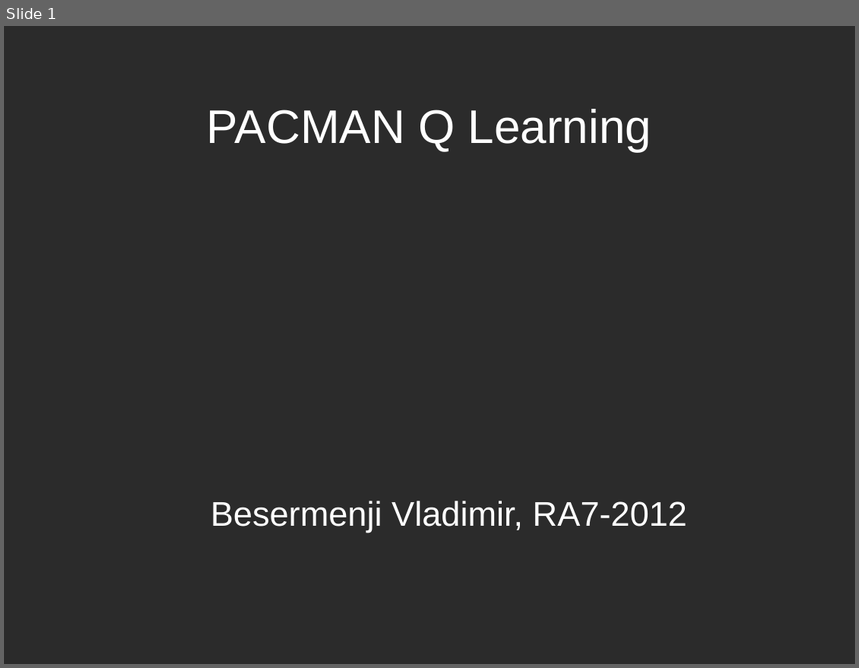
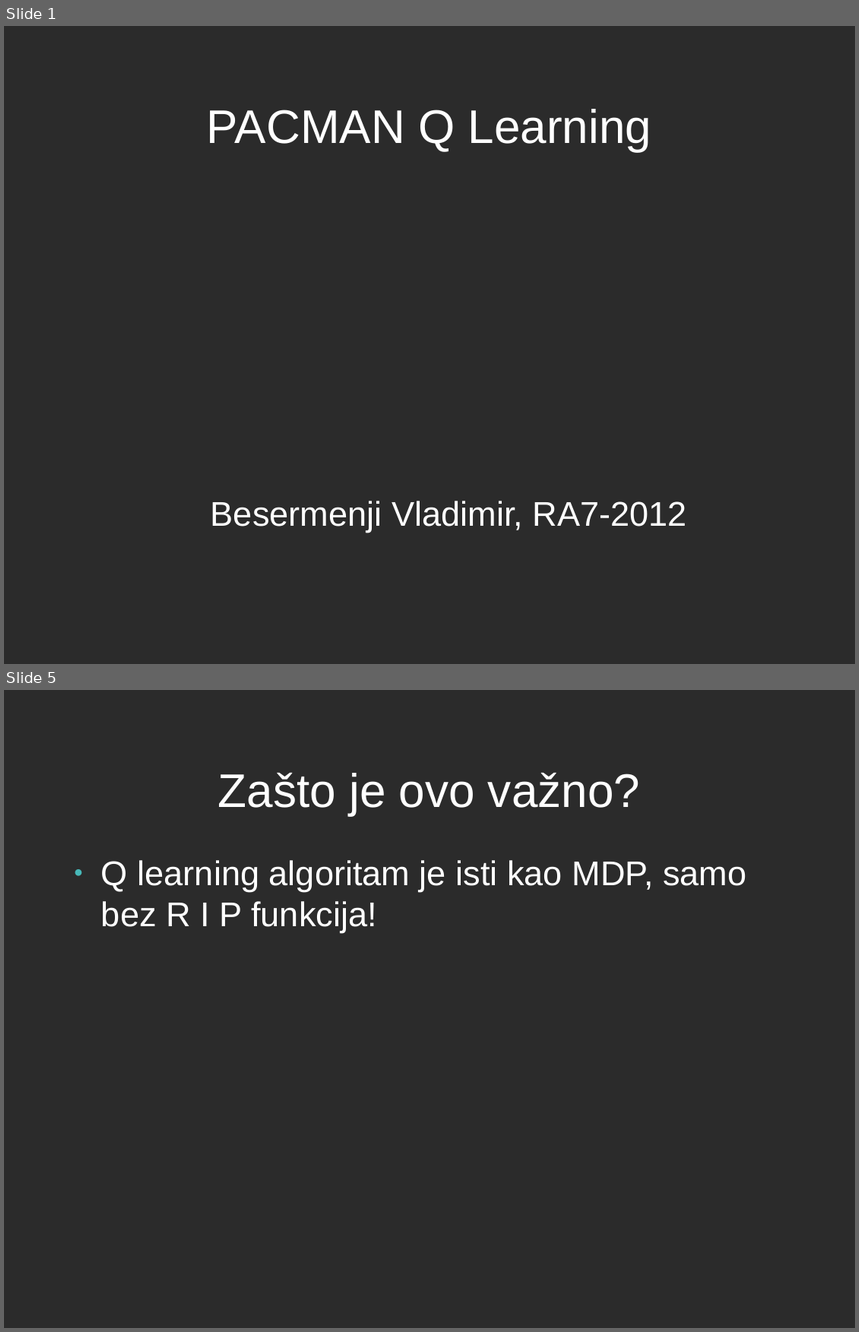
Before and after one commit to Besermenji/PacMan---Q-learning, a slide deck: Zavrsna prezentacija.odp. Shown one above the other, each under a label of ours: slide 1 before the commit, slides 1 and 5 after it; the slides between them are not shown. The pictures are 859x668 and 859x1332 pixels, drawn with LibreOffice and Linux fonts; fonts in the diff are those of the drawing; background and template pictures are left out; a plain dark background stands for a picture behind light text. Boxes give left, top, right and bottom in pixels: in the first picture for what was removed or moved away, otherwise in the second. Text is boxed around its words. In the diff, an @@ line names an element or a change of style, - is before the commit and + after.

```diff
--- a/Zavrsna prezentacija.odp
+++ b/Zavrsna prezentacija.odp
@@ slide 5 added at <box>4,690,855,1328</box>, background picture (left out) @@
@@ title added at <box>218,772,640,816</box>, 44 pt, text #FFFFFF @@
+Zašto je ovo važno?
@@ text added at <box>101,860,747,933</box>, 32 pt, text #FFFFFF @@
+● Q learning algoritam je isti kao MDP, samo bez R I P funkcija!
```
Also in this commit, not shown: 1 slide changed, 5 other slides added, 1 other file.
